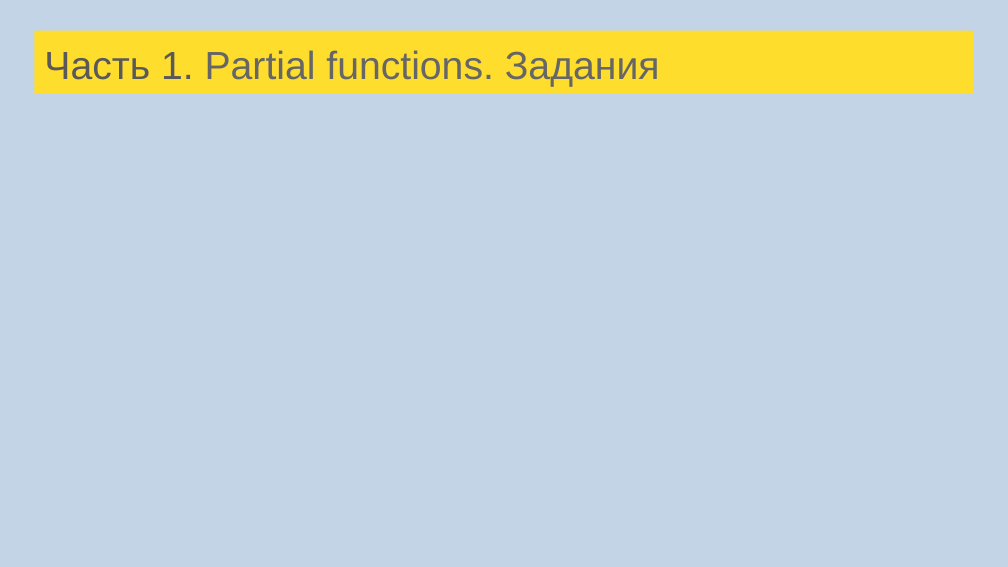
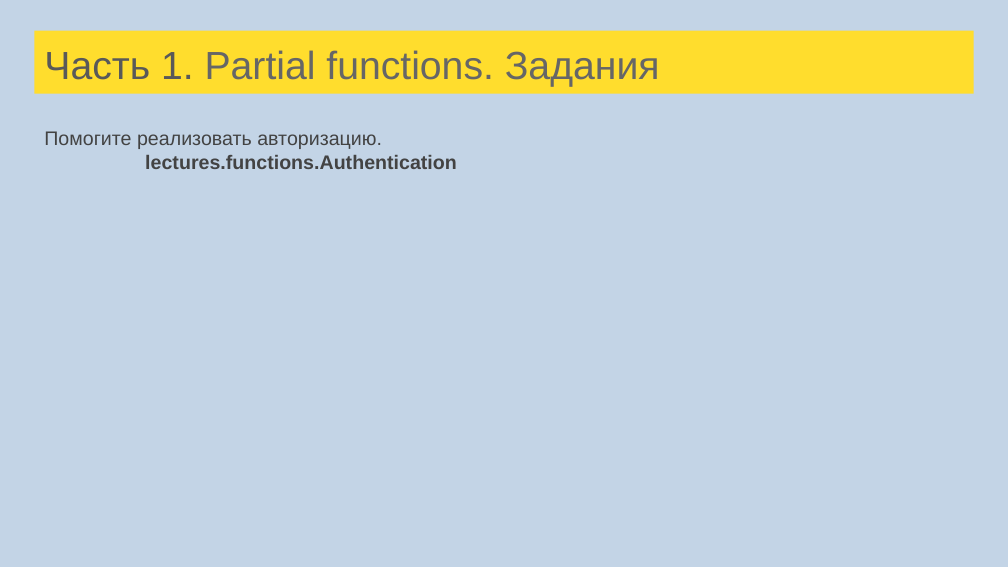
Before and after one commit to tralfamadore/ScalaLectures, a slide deck: slide 48 of src/main/resources/Лекции Scala для FinTech.pptx. Drawn at 1008x567 pixels with LibreOffice and Linux fonts; fonts in the diff are those of the drawing. Boxes give left, top, right and bottom in pixels: in the first picture for what was removed or moved away, otherwise in the second. Text is boxed around its words. In the diff, an @@ line names an element or a change of style, - is before the commit and + after.

```diff
--- a/src/main/resources/Лекции Scala для FinTech.pptx
+++ b/src/main/resources/Лекции Scala для FinTech.pptx
@@ text added at (44, 131, 457, 169), 14 pt, text #434343, bold @@
+Помогите реализовать авторизацию.
+lectures.functions.Authentication
```
Also in this commit, not shown: 5 other slides changed, 5 other files.
